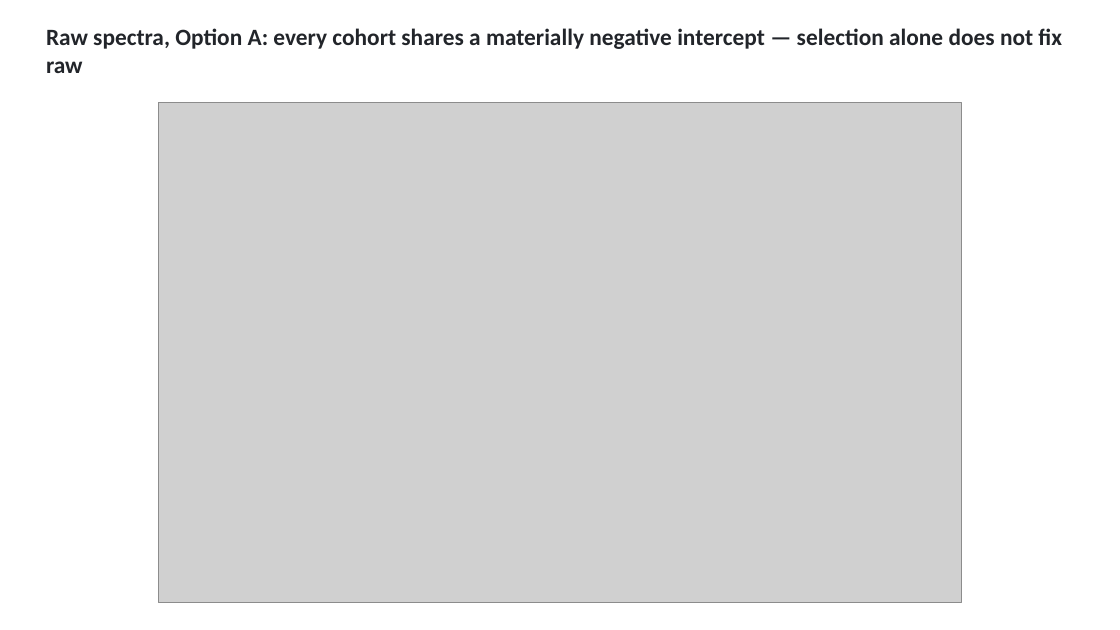
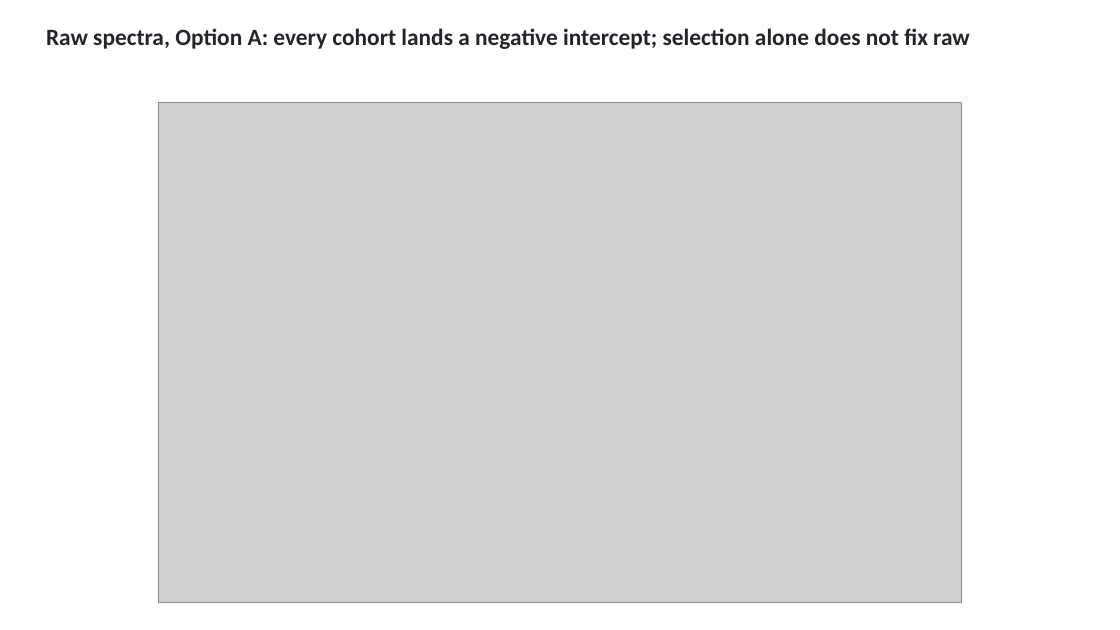
Before and after one commit to ahzs645/aethmodular, a slide deck: slide 6 of deliverables/ftir_group_2026-08-27/ftir_group_2026-08-27.pptx (slide 7 before the commit). Drawn at 1120x630 pixels with LibreOffice and Linux fonts; fonts in the diff are those of the drawing; grey boxes stand for pictures. Boxes give left, top, right and bottom in pixels: in the first picture for what was removed or moved away, otherwise in the second. Text is boxed around its words. In the diff, an @@ line names an element or a change of style, - is before the commit and + after.

```diff
--- a/deliverables/ftir_group_2026-08-27/ftir_group_2026-08-27.pptx
+++ b/deliverables/ftir_group_2026-08-27/ftir_group_2026-08-27.pptx
@@ text at [46, 28, 970, 49]: text changed @@
-Raw spectra, Option A: every cohort shares a materially negative intercept — selection alone does not fix raw
+Raw spectra, Option A: every cohort lands a negative intercept; selection alone does not fix raw
```
Also in this commit, not shown: 22 other slides changed, 3 slides added, 2 slides removed, 6 other files.
